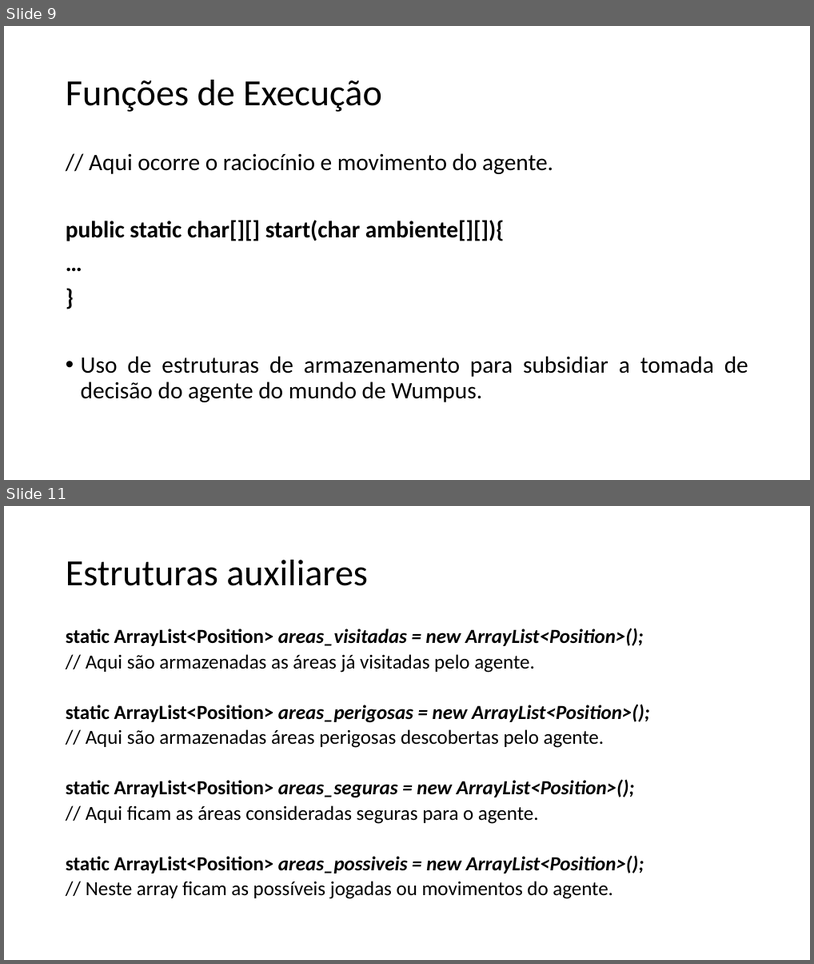
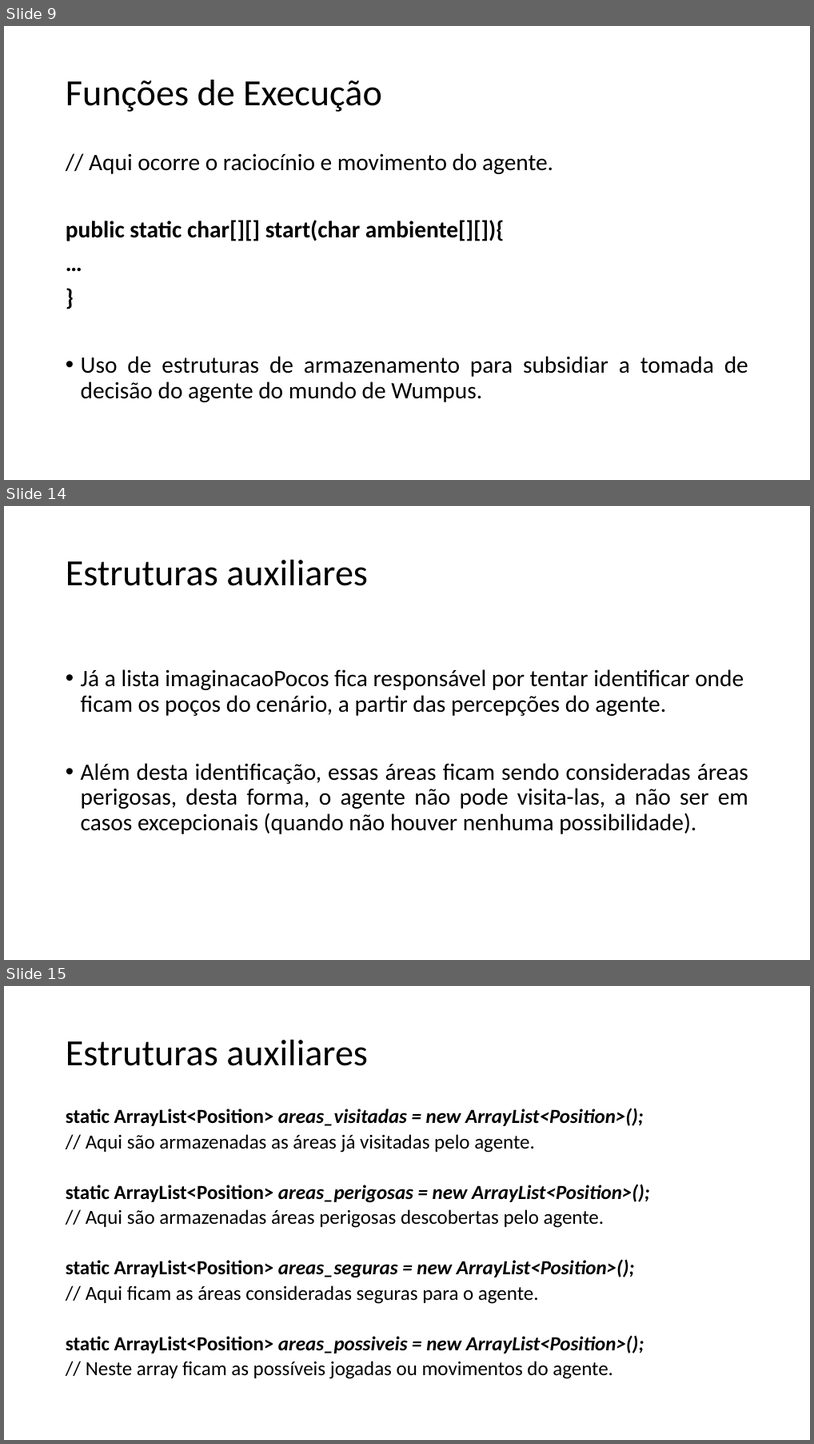
Before and after one commit to rodrigocarlos2/AgenteInteligente, a slide deck: Mundo do Wumpus.pptx. Shown one above the other, each under a label of ours: slides 9 and 11 before the commit, slides 9, 14 and 15 after it; the slides between them are not shown. The pictures are 814x964 and 814x1444 pixels, drawn with LibreOffice and Linux fonts; fonts in the diff are those of the drawing. Boxes give left, top, right and bottom in pixels: in the first picture for what was removed or moved away, otherwise in the second. Text is boxed around its words. In the diff, an @@ line names an element or a change of style, - is before the commit and + after.

```diff
--- a/Mundo do Wumpus.pptx
+++ b/Mundo do Wumpus.pptx
@@ slide 14 added at (x1=4, y1=506, x2=810, y2=960), background #FFFFFF @@
@@ title added at (x1=66, y1=560, x2=368, y2=586), 44 pt, text #000000 @@
+Estruturas auxiliares
@@ text added at (x1=81, y1=669, x2=749, y2=834), 28 pt, text #000000 @@
+• Já a lista imaginacaoPocos fica responsável por tentar identificar onde ficam os poços do cenário, a partir das percepções do agente.
+• Além desta identificação, essas áreas ficam sendo consideradas áreas perigosas, desta forma, o agente não pode visita-las, a não ser em casos excepcionais (quando não houver nenhuma possibilidade).
@@ what was slide 11 is now slide 15 @@
```
Also in this commit, not shown: 2 slides changed, 5 other slides added.
